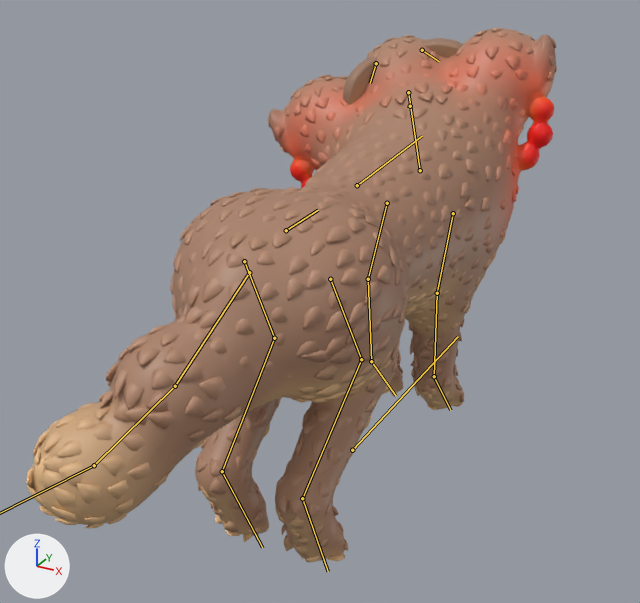
Renders of the glTF model game/art/models/cerberus.glb from each side of a commit.
Both versions are drawn from a 50 mm camera at (0.815, -1.648, 1.2) aimed at (-0.043, -0.088, 0.419). The axes (+X, +Y, +Z) are drawn at lower left. The lights are the same throughout. The first picture is the older version. Both versions are drawn at frame 8 of the action 'fidget'; the numbers are the values there. The bones that bend it are drawn over the model as lines.

The first picture shows 'cerberus_movie'.
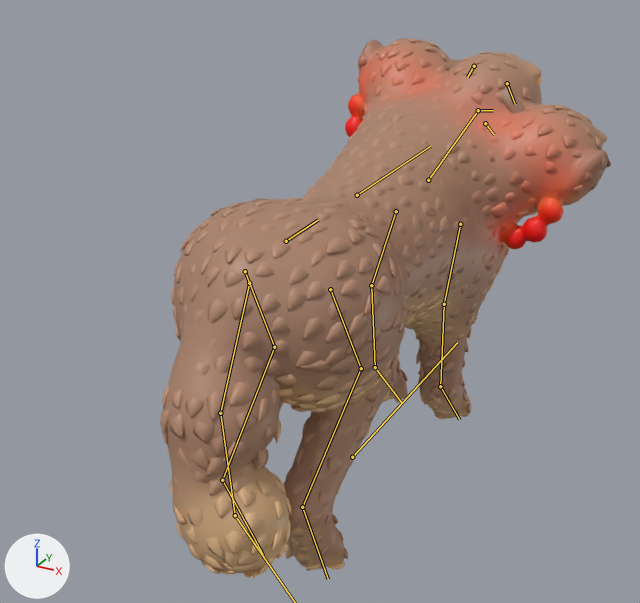
The change in detail:
Bone 'root' (bone_root) moves from (0.0, 0.0, 0.0) to (0.0, 0.0, -0.021).
Bone 'chest' (bone_chest) turns from (0, 0, 0) to (0, 0, -4) degrees about its own x, y and z.
Bone 'neck' (bone_neck) turns from (9, 0, 23) to (3, 0, -19) degrees about its own x, y and z.
Bone 'head' (bone_head) turns from (-5, 0, 17) to (4, 0, -12) degrees about its own x, y and z.
Bone 'jaw' (bone_jaw) turns from (0, 0, 0) to (-30, 0, 0) degrees about its own x, y and z.
Bone 'ear.L' (bone_ear_l) turns from (-14, 0, 0) to (23, 0, 5) degrees about its own x, y and z.
Bone 'ear.R' (bone_ear_r) turns from (-14, 0, -5) to (23, 0, 0) degrees about its own x, y and z.
Bone 'fl_upper.L' (bone_fl_upper_l) turns from (0, 0, 0) to (-5, 0, 0) degrees about its own x, y and z.
Bone 'fl_lower.L' (bone_fl_lower_l) turns from (0, 0, 0) to (5, 0, 0) degrees about its own x, y and z.
Bone 'fl_upper.R' (bone_fl_upper_r) turns from (0, 0, 0) to (5, 0, 0) degrees about its own x, y and z.
Bone 'fl_lower.R' (bone_fl_lower_r) turns from (0, 0, 0) to (-5, 0, 0) degrees about its own x, y and z.
Bone 'tail1' (bone_tail1) turns from (-12, 0, 13) to (6, 0, 0) degrees about its own x, y and z.
Bone 'tail2' (bone_tail2) turns from (-12, 0, 13) to (6, 0, -15) degrees about its own x, y and z.
Bone 'tail3' (bone_tail3) turns from (-12, 0, 13) to (6, 0, -30) degrees about its own x, y and z.

Location of each change, [x1, y1, x2, y2] in pixels of the pictures (640 x 603 px):
'cerberus_movie', posed (15% narrower)
    before: [26, 28, 557, 563]
    after: [160, 38, 611, 578]
bone 'root', root to tip
    before: (352, 450) to (458, 336)
    after: (352, 457) to (457, 342)
bone 'chest', root to tip
    before: (357, 185) to (422, 136)
    after: (357, 195) to (430, 146)
bone 'neck', root to tip
    before: (420, 170) to (408, 92)
    after: (428, 180) to (478, 110)
bone 'head', root to tip
    before: (408, 92) to (406, 93)
    after: (478, 110) to (493, 110)
bone 'jaw', root to tip
    before: (410, 106) to (408, 108)
    after: (485, 123) to (494, 134)
bone 'ear.L', root to tip
    before: (376, 63) to (370, 83)
    after: (474, 66) to (467, 77)
bone 'ear.R', root to tip
    before: (422, 50) to (439, 61)
    after: (507, 83) to (515, 104)
bone 'fl_upper.L', root to tip
    before: (387, 203) to (368, 279)
    after: (396, 211) to (371, 285)
bone 'fl_lower.L', root to tip
    before: (368, 279) to (371, 361)
    after: (371, 285) to (375, 367)
bone 'fl_upper.R', root to tip
    before: (453, 213) to (437, 293)
    after: (460, 224) to (444, 304)
bone 'fl_lower.R', root to tip
    before: (437, 293) to (434, 376)
    after: (444, 304) to (440, 386)
bone 'tail1', root to tip
    before: (249, 272) to (175, 386)
    after: (249, 283) to (220, 413)
bone 'tail2', root to tip
    before: (175, 386) to (94, 465)
    after: (220, 413) to (235, 515)
